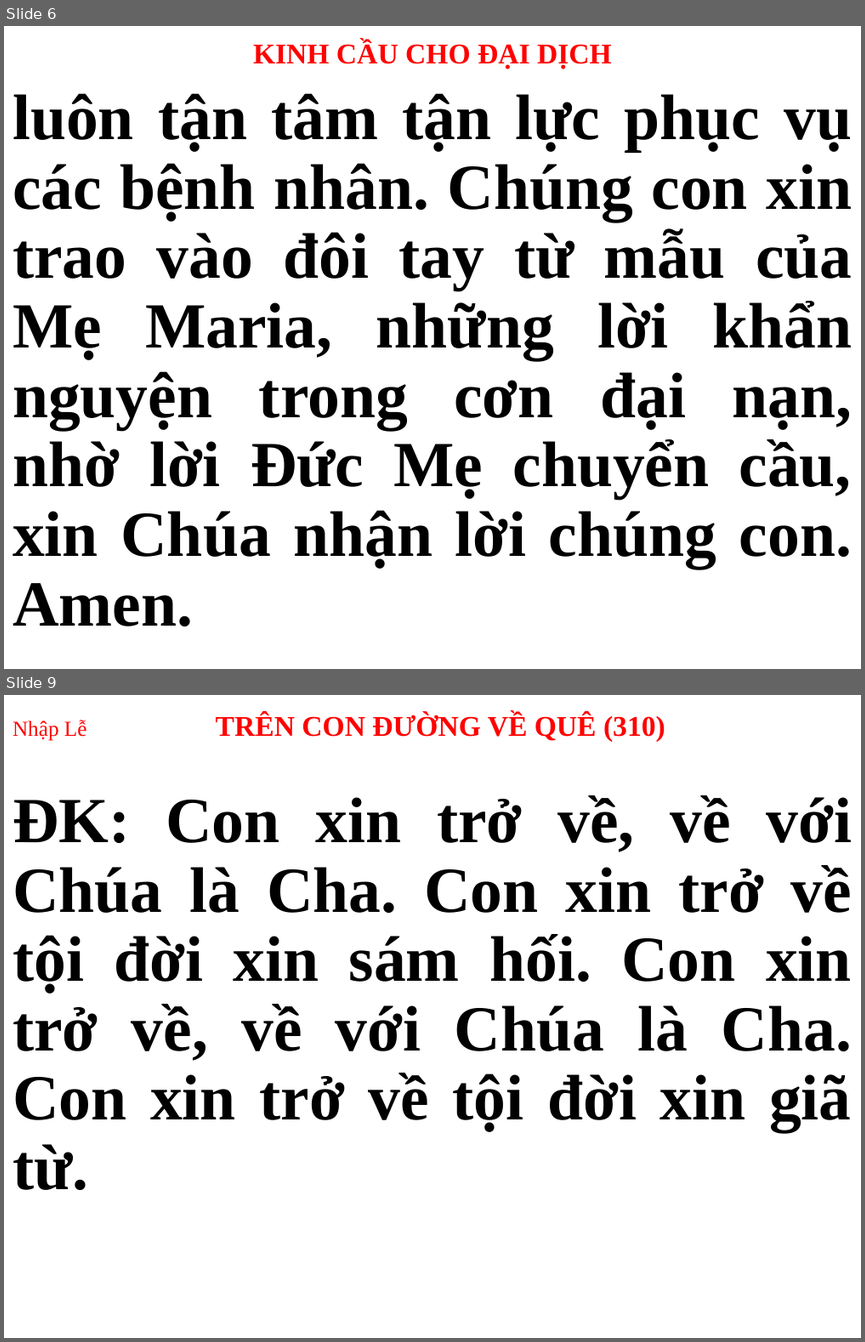
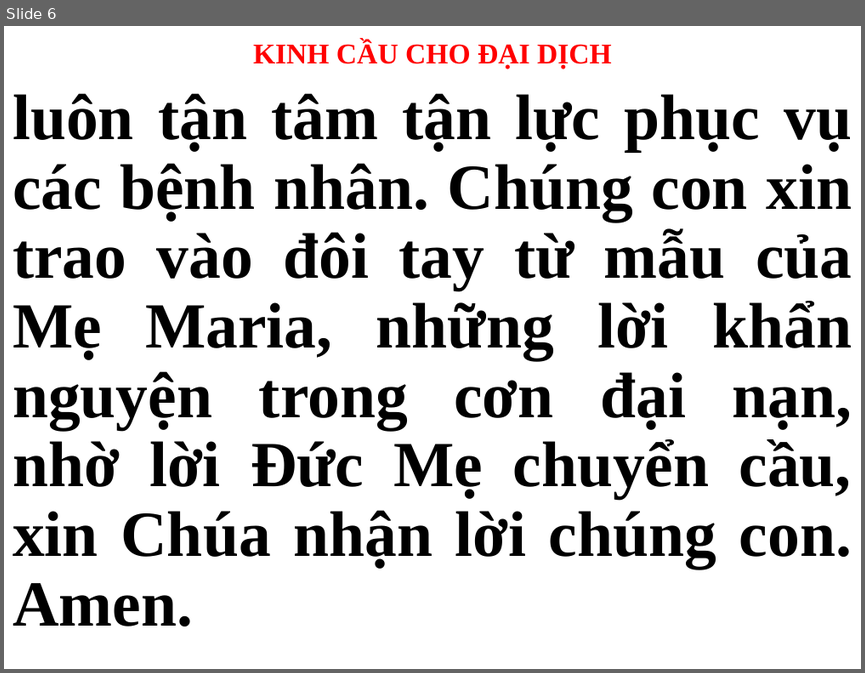
Before and after one commit to webfullstack99/usb-songs, a slide deck: Thứ 3.pptx. Shown one above the other, each under a label of ours: slides 6 and 9 before the commit, slide 6 after it; the slides between them are not shown. The pictures are 865x1342 and 865x673 pixels, drawn with LibreOffice and Linux fonts; fonts in the diff are those of the drawing. Boxes give left, top, right and bottom in pixels: in the first picture for what was removed or moved away, otherwise in the second. Text is boxed around its words. In the diff, an @@ line names an element or a change of style, - is before the commit and + after.

```diff
--- a/Thứ 3.pptx
+++ b/Thứ 3.pptx
@@ slide 9 removed at (4,695,861,1338), background #FFFFFF @@
@@ title removed at (12,713,665,741) @@
-Nhập Lễ TRÊN CON ĐƯỜNG VỀ QUÊ (310)
@@ subtitle removed at (12,795,851,1190) @@
-ĐK: Con xin trở về, về với Chúa là Cha. Con xin trở về tội đời xin sám hối. Con xin trở về, về với Chúa là Cha. Con xin trở về tội đời xin giã từ.
```
Also in this commit, not shown: 2 slides changed, 15 slides added, 13 other slides removed.
